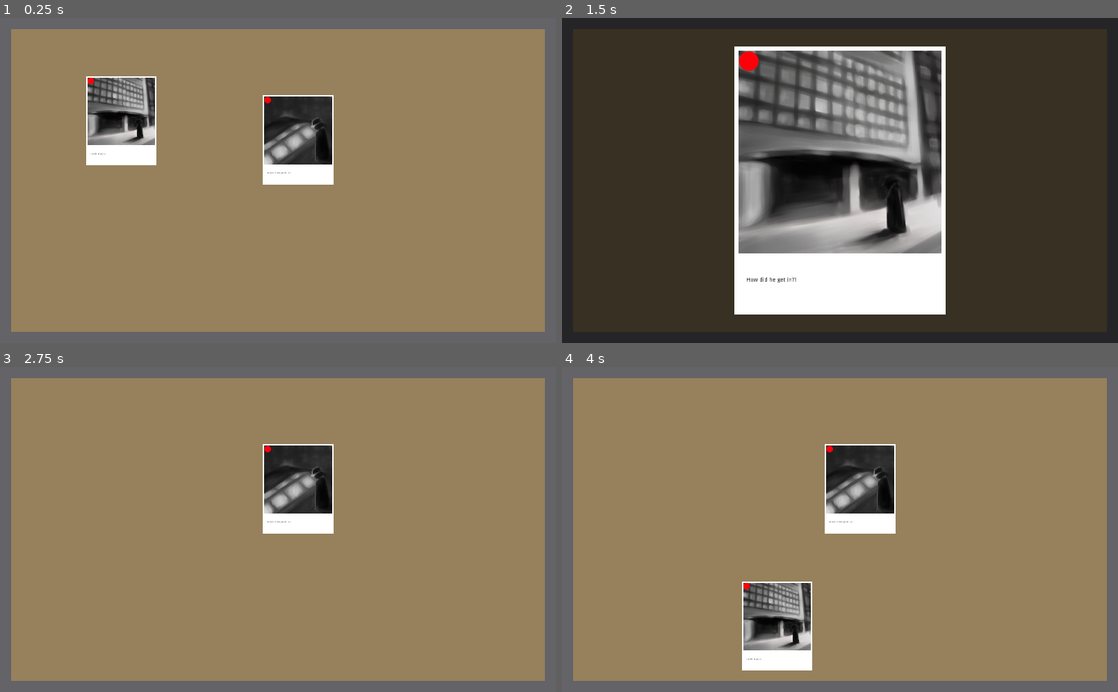
Above: before the commit, frames 1-4 (two rows, left to right).
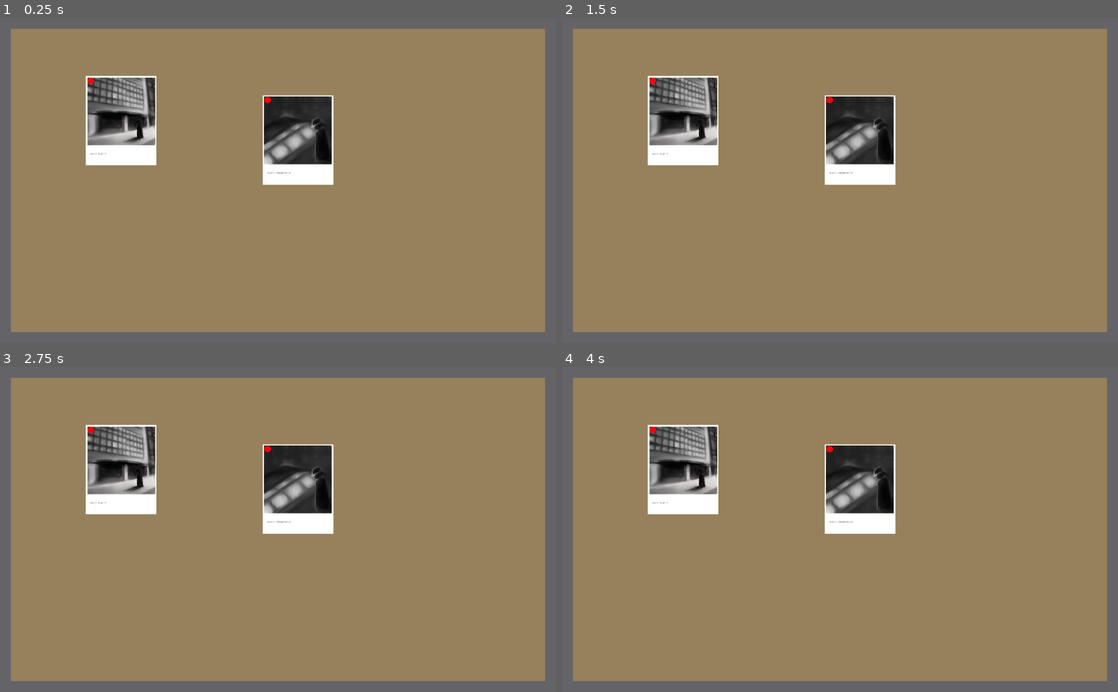
Above: after the commit, the same moments.

Repository: IanWark/VGADGameJamWinter2019
Game: Godot game, scene res://scenes/game_screen.tscn
Same seed, same stepped clock (60 frames per second), same inputs: the game is played once before the commit and once after it.
Inputs (mouse positions are in pixels of both pictures, inside the frame that each line leads up to):
- Up to frame 1 (0.25 s): no input
- Up to frame 2 (1.5 s): tap Enter at 0.5 s; move the mouse to (684, 122) at 0.52 s; press the mouse at (684, 122) at 0.53 s; right-click (684, 122) at 0.8 s; tap Space at 1.25 s; move the mouse to (862, 141) at 1.27 s; release the mouse at (862, 141) at 1.28 s; right-click (862, 141) at 1.35 s
- Up to frame 3 (2.75 s): click (300, 490) at 1.55 s; tap Enter at 2 s; move the mouse to (333, 458) at 2.02 s; press the mouse at (333, 458) at 2.03 s; right-click (333, 458) at 2.3 s
- Up to frame 4 (4 s): tap Space at 2.75 s; move the mouse to (812, 594) at 2.77 s; release the mouse at (812, 594) at 2.78 s; right-click (812, 594) at 2.85 s; click (812, 594) at 3.05 s; tap Enter at 3.5 s; move the mouse to (1006, 578) at 3.52 s; press the mouse at (1006, 578) at 3.53 s; right-click (1006, 578) at 3.8 s

The runs differ from the first frame. In frame 1, 0.3% of the frame differs, in the area x 15-60%, y 17-52%; in frame 2, 99%, in the area x 0-100%, y 0-100%; in frame 3, 3.7%; in frame 4, 7.1%.

Commit message:
Lowercase everything, add .gitignore

Diff:
--- a/project.godot
+++ b/project.godot
@@ -12,19 +12,8 @@
 
 config/name="StringJamGame"
 run/main_scene="res://scenes/game_screen.tscn"
-config/icon="res://icon.png"
-
-[display]
-
-window/stretch/mode="2d"
-window/stretch/aspect="keep_height"
-
-[input]
-
-left_click=[ Object(InputEventMouseButton,"resource_local_to_scene":false,"resource_name":"","device":0,"alt":false,"shift":false,"control":false,"meta":false,"command":false,"button_mask":0,"position":Vector2( 0, 0 ),"global_position":Vector2( 0, 0 ),"factor":1.0,"button_index":1,"pressed":false,"doubleclick":false,"script":null)
- ]
-right_click=[ Object(InputEventMouseButton,"resource_local_to_scene":false,"resource_name":"","device":0,"alt":false,"shift":false,"control":false,"meta":false,"command":false,"button_mask":0,"position":Vector2( 0, 0 ),"global_position":Vector2( 0, 0 ),"factor":1.0,"button_index":2,"pressed":false,"doubleclick":false,"script":null)
- ]
+config/icon="res://art/icon.png"
+config/auto_accept_quit=false
 
 [rendering]
 
--- a/scenes/Event.tscn
+++ b/scenes/event.tscn
@@ -2,8 +2,9 @@
 
 [ext_resource path="res://art/event_background.png" type="Texture" id=1]
 [ext_resource path="res://scripts/sprite.gd" type="Script" id=2]
-[ext_resource path="res://art/event_0_JAM.png" type="Texture" id=3]
+[ext_resource path="res://art/event_0_jam.png" type="Texture" id=3]
 [ext_resource path="res://art/pin.png" type="Texture" id=4]
+
 
 
 
--- a/scenes/game_screen.tscn
+++ b/scenes/game_screen.tscn
@@ -1,10 +1,8 @@
 [gd_scene load_steps=8 format=2]
 
 [ext_resource path="res://scripts/main.gd" type="Script" id=1]
-[ext_resource path="res://scenes/event_0_JAM.tscn" type="PackedScene" id=2]
+[ext_resource path="res://scenes/event_0_jam.tscn" type="PackedScene" id=2]
 [ext_resource path="res://scenes/event_1_a.tscn" type="PackedScene" id=3]
-
-
 
 [sub_resource type="Gradient" id=1]
 
@@ -29,7 +27,7 @@
 gradient = SubResource( 3 )
 width = 2048
 
-[node name="Main" type="Node"]
+[node name="Main" type="Node" index="0"]
 
 script = ExtResource( 1 )
 _sections_unfolded = [ "Margin" ]
Renamed: art/event_0_JAM.png -> art/event_0_jam.png
Not shown, changed: art/event_0_jam.png.import
Renamed: scenes/Event_0_JAM.tscn -> scenes/event_0_jam.tscn
Renamed: scenes/Event_1_a.tscn -> scenes/event_1_a.tscn
Renamed: scripts/Main.gd -> scripts/main.gd
Renamed: scripts/Sprite.gd -> scripts/sprite.gd
Not shown, added: .gitignore
